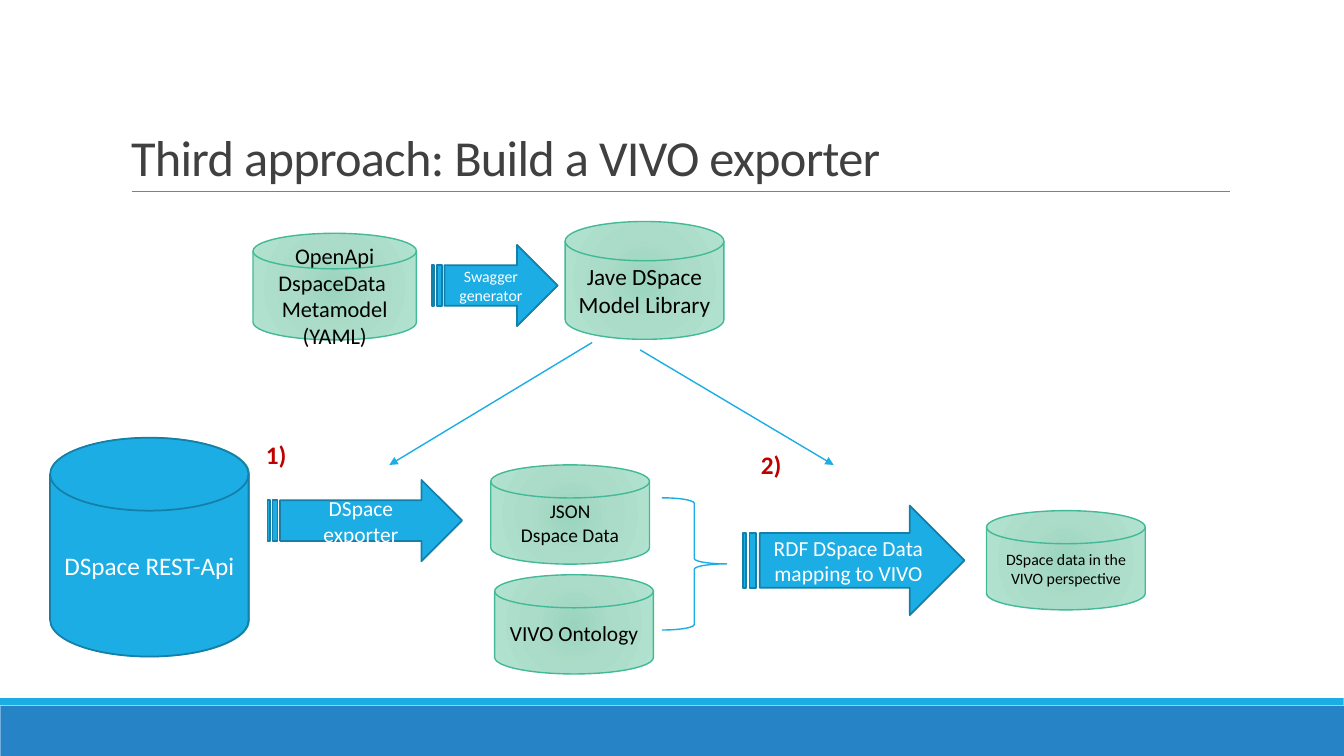
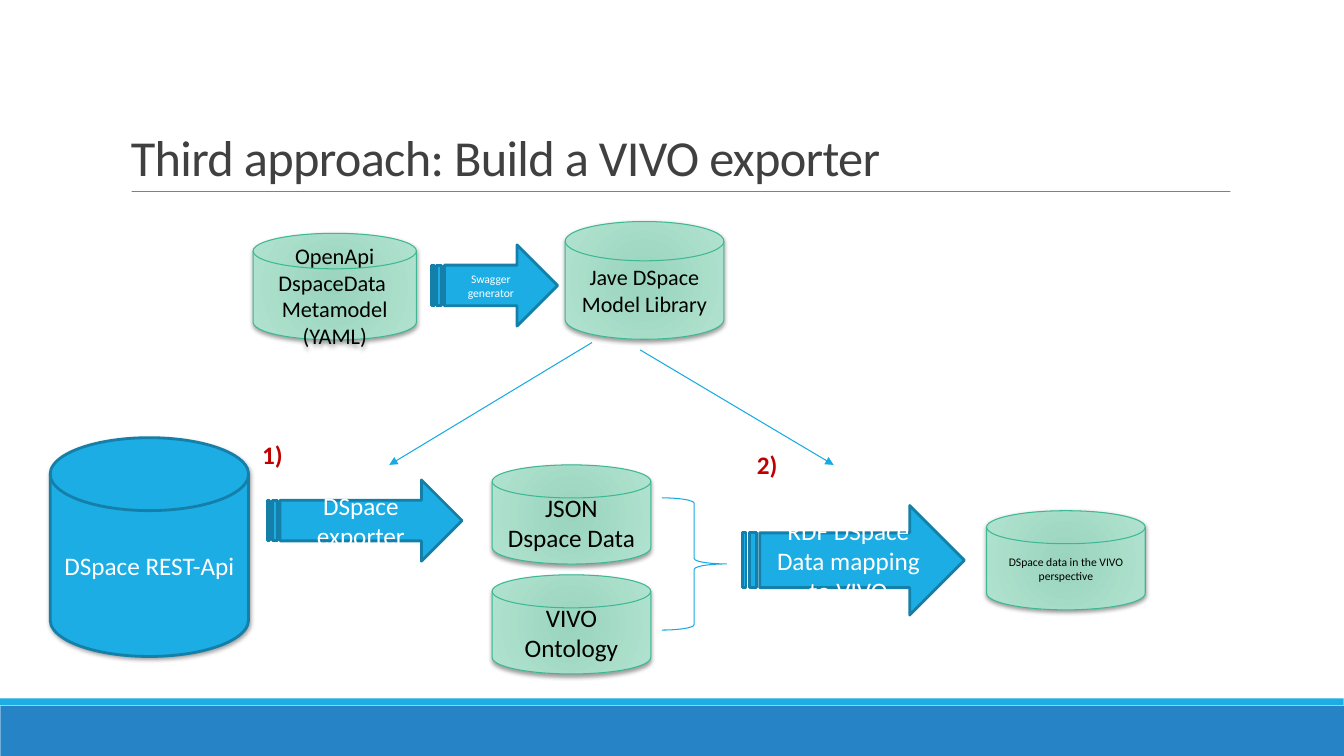
Before and after one commit to vivo-community/DSpace-VIVO, a slide deck: slide 6 of releng/ca.uqam.dspace2vivo.model.conceptual/Architectural Plan.pptx (slide 5 before the commit). Drawn at 1344x756 pixels with LibreOffice and Linux fonts; fonts in the diff are those of the drawing. Boxes give left, top, right and bottom in pixels: in the first picture for what was removed or moved away, otherwise in the second. Text is boxed around its words. In the diff, an @@ line names an element or a change of style, - is before the commit and + after.

```diff
--- a/releng/ca.uqam.dspace2vivo.model.conceptual/Architectural Plan.pptx
+++ b/releng/ca.uqam.dspace2vivo.model.conceptual/Architectural Plan.pptx
@@ cylinder "OpenApi DspaceData Metamodel (YAML)" at [253, 233, 416, 340]: fill gradient #9BD5BE to #ABDCC9 to #B1E4D0 to gradient #9AD4BE to #B1E3D0; outline #42BA97 1 pt to #3EB995 0.75 pt; shadow on @@
@@ cylinder "Jave DSpace Model Library" at [566, 222, 724, 340]: size 16.6 to 15.8 pt; fill gradient #9BD5BE to #ABDCC9 to #B1E4D0 to gradient #9AD4BE to #B1E3D0; outline #42BA97 1 pt to #3EB995 0.75 pt; shadow on @@
@@ striped right arrow "Swagger generator" at [432, 245, 558, 327]: size 11.2 to 8.3 pt; outline #1580A9 1.25 pt to #1580A9 2 pt; proportions changed @@
@@ arrow removed from (592, 343) to (389, 465) @@
@@ freeform shape added at [389, 343, 592, 465], outline #16ABE4 0.75 pt @@
@@ arrow removed from (640, 350) to (834, 465) @@
@@ freeform shape added at [640, 350, 834, 465], outline #16ABE4 0.75 pt @@
@@ cylinder "DSpace REST-Api" at [50, 438, 249, 656]: outline #1580A9 1.25 pt to #1580A9 2 pt @@
@@ cylinder "DSpace Postgres DataBase" at [51, 438, 250, 656]: fill gradient #9BD5BE to #ABDCC9 to #B1E4D0 to gradient #9AD4BE to #B1E3D0; outline #42BA97 1 pt to #3EB995 0.75 pt; shadow on @@
@@ text "1)": place and size @@
-text "1)" at [266, 445, 287, 468]
+text "1)" at [262, 445, 283, 468]
@@ text "2)": place and size @@
-text "2)" at [761, 455, 782, 478]
+text "2)" at [757, 455, 778, 478]
@@ cylinder "JSON Dspace Data" at [492, 465, 650, 564]: size 13.9 to 18 pt; fill gradient #9BD5BE to #ABDCC9 to #B1E4D0 to gradient #9AD4BE to #B1E3D0; outline #42BA97 1 pt to #3EB995 0.75 pt; shadow on @@
@@ striped right arrow "DSpace exporter" at [267, 480, 462, 562]: size 15.3 to 18 pt; outline #1580A9 1.25 pt to #1580A9 2 pt; proportions changed @@
@@ right brace at [662, 498, 727, 630]: outline #1CADE4 1 pt to #16ABE4 0.75 pt; proportions changed @@
@@ striped right arrow "RDF DSpace Data mapping to ..." at [743, 506, 965, 616]: size 15.3 to 18 pt; outline #1580A9 1.25 pt to #1580A9 2 pt; proportions changed @@
@@ cylinder "DSpace data in the VIVO ..." at [987, 511, 1145, 610]: size 11.2 to 8.3 pt; fill gradient #9BD5BE to #ABDCC9 to #B1E4D0 to gradient #9AD4BE to #B1E3D0; outline #42BA97 1 pt to #3EB995 0.75 pt; shadow on @@
@@ cylinder "VIVO Ontology" at [492, 575, 650, 674]: size 15.3 to 18 pt; fill gradient #9BD5BE to #ABDCC9 to #B1E4D0 to gradient #9AD4BE to #B1E3D0; outline #42BA97 1 pt to #3EB995 0.75 pt; shadow on @@
```
Also in this commit, not shown: 12 other slides changed.
